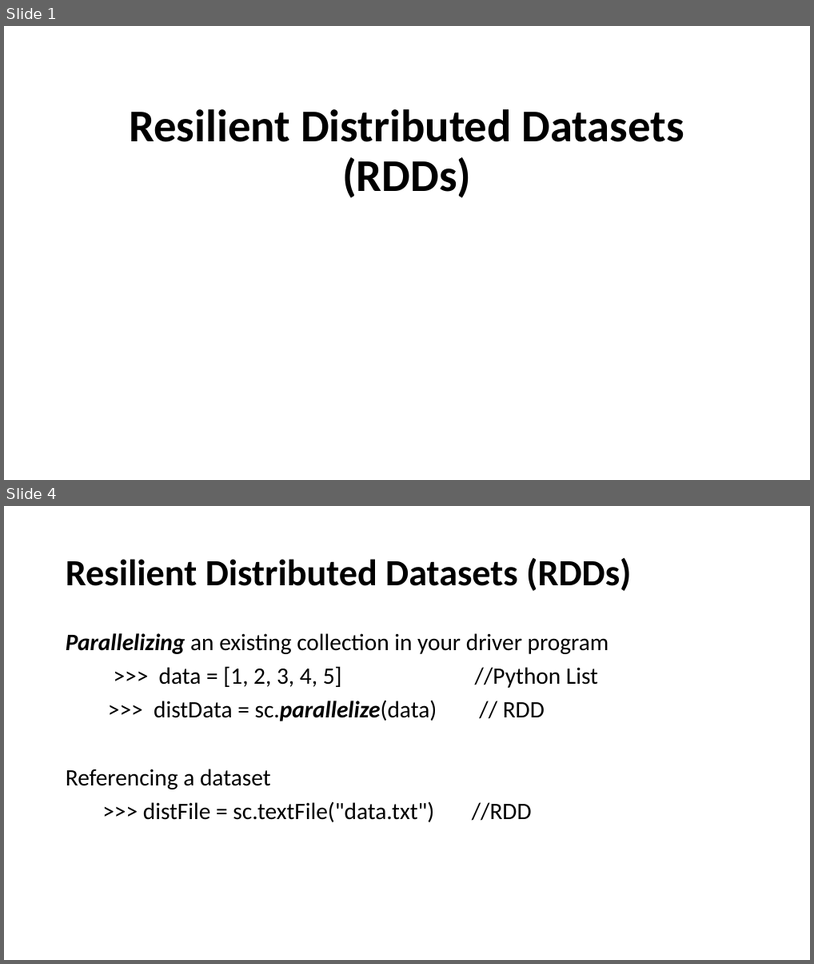
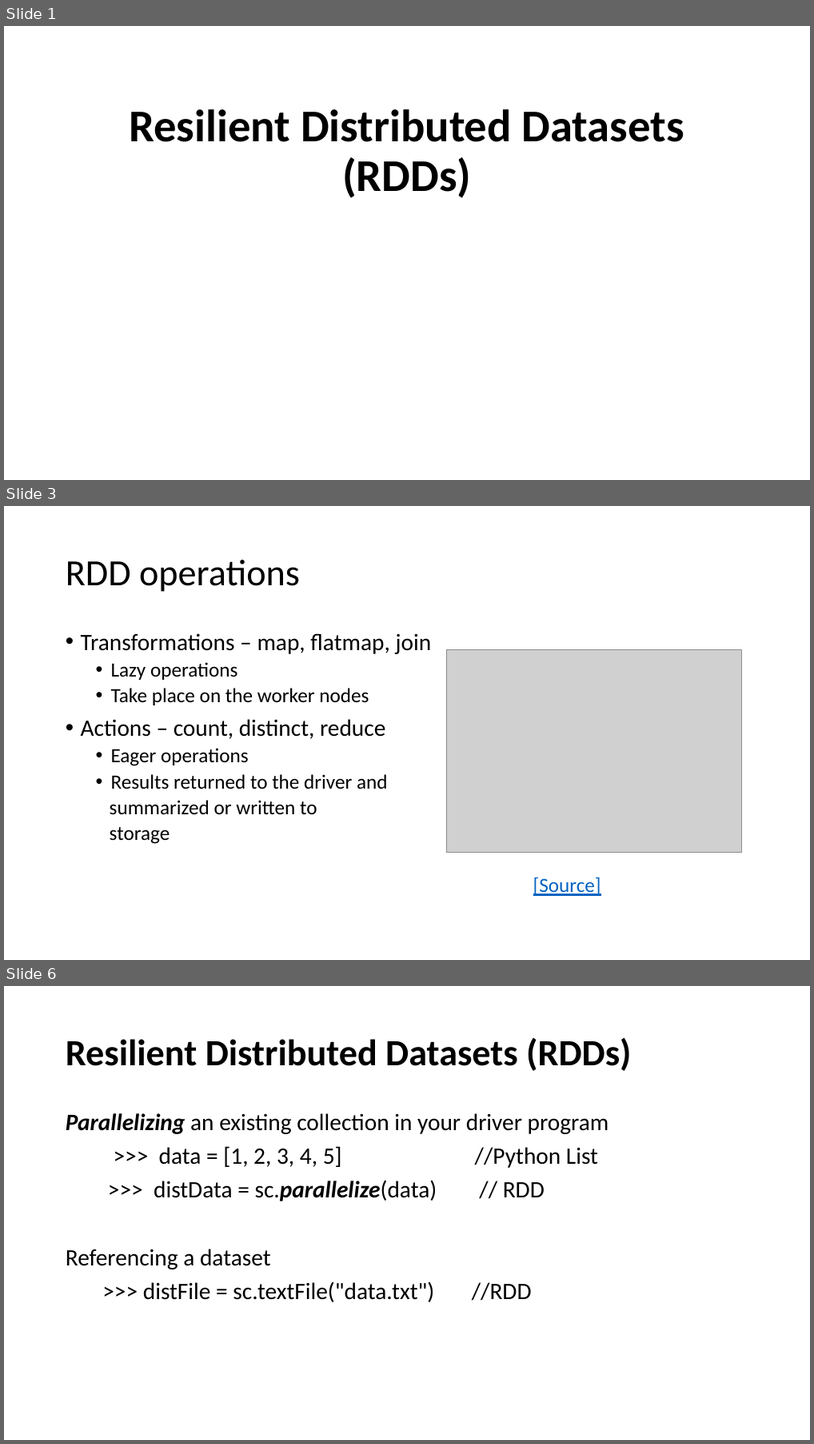
Before and after one commit to marilynwaldman/course, a slide deck: spark/03-RDDs/01-BasicRdds.pptx. Shown one above the other, each under a label of ours: slides 1 and 4 before the commit, slides 1, 3 and 6 after it; the slides between them are not shown. The pictures are 814x964 and 814x1444 pixels, drawn with LibreOffice and Linux fonts; fonts in the diff are those of the drawing; grey boxes stand for pictures. Boxes give left, top, right and bottom in pixels: in the first picture for what was removed or moved away, otherwise in the second. Text is boxed around its words. In the diff, an @@ line names an element or a change of style, - is before the commit and + after.

```diff
--- a/spark/03-RDDs/01-BasicRdds.pptx
+++ b/spark/03-RDDs/01-BasicRdds.pptx
@@ slide 3 added at [4, 506, 810, 960], background #FFFFFF @@
@@ title added at [66, 560, 300, 592], 44 pt, text #000000 @@
+RDD operations
@@ text added at [81, 633, 602, 896], 24 pt, text #000000 @@
+• Transformations – map, flatmap, join
+  • Lazy operations
+  • Take place on the worker nodes
+• Actions – count, distinct, reduce
+  • Eager operations
+  • Results returned to the driver and
+  summarized or written to
+  storage
+  [Source]
@@ picture added at [447, 649, 742, 852] @@
@@ what was slide 4 is now slide 6 @@
```
Also in this commit, not shown: 3 slides changed, 3 other slides added, 9 other files.
